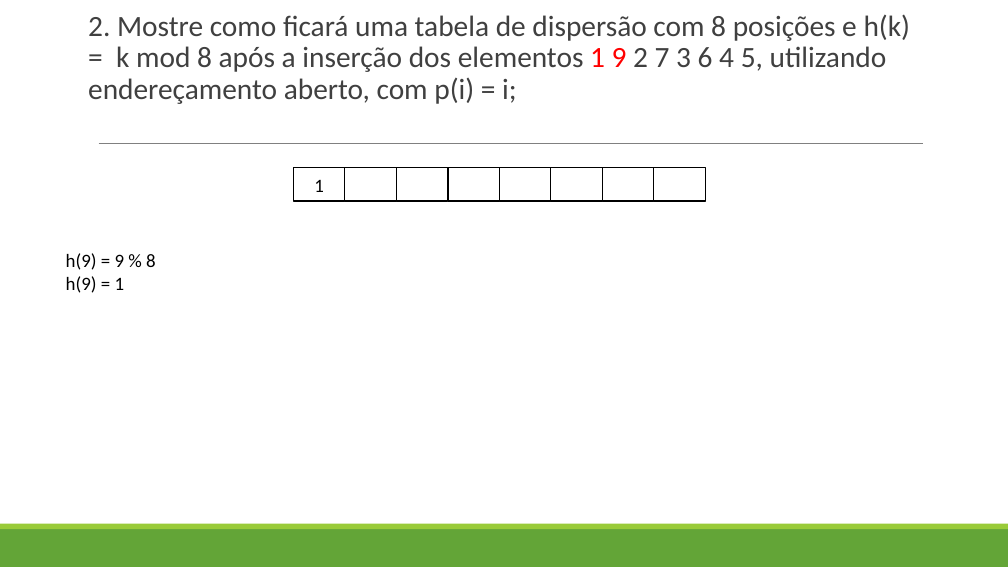
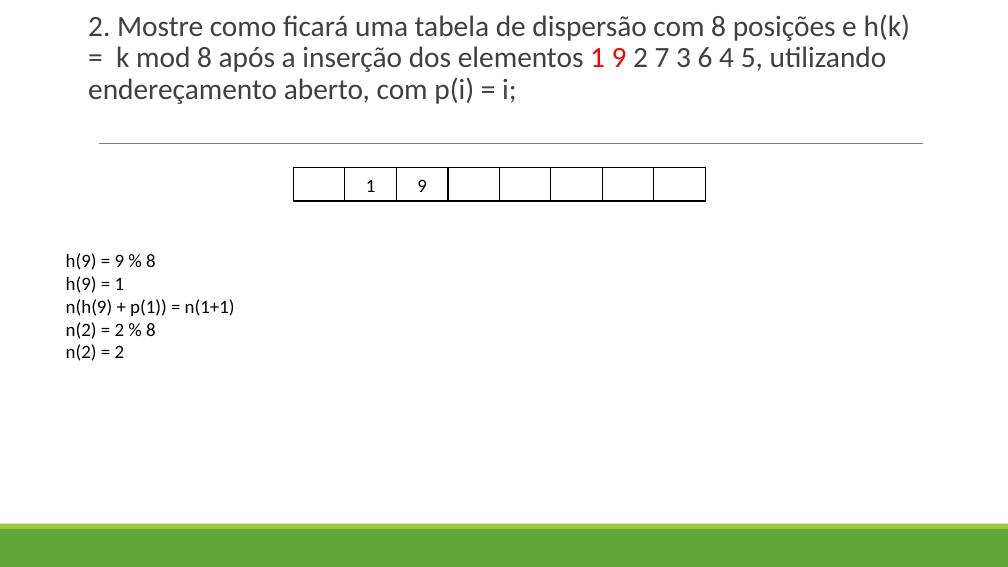
Before and after one commit to machadosbruno/Estrutura-de-Dados-II, a slide deck: slide 49 of aula9-4fc54308f1914caa9b6db30b008e7c5a.pptx. Drawn at 1008x567 pixels with LibreOffice and Linux fonts; fonts in the diff are those of the drawing. Boxes give left, top, right and bottom in pixels: in the first picture for what was removed or moved away, otherwise in the second. Text is boxed around its words. In the diff, an @@ line names an element or a change of style, - is before the commit and + after.

Commit message:
p2

```diff
--- a/aula9-4fc54308f1914caa9b6db30b008e7c5a.pptx
+++ b/aula9-4fc54308f1914caa9b6db30b008e7c5a.pptx
@@ rectangle: place and size @@
-rectangle at bbox=[345, 168, 396, 201]
+rectangle at bbox=[293, 168, 345, 201]
@@ rectangle "1": place and size @@
-rectangle "1" at bbox=[293, 168, 345, 201]
+rectangle "1" at bbox=[345, 168, 396, 201]
@@ text in rectangle at bbox=[417, 179, 427, 192]: text added @@
+9
@@ text at bbox=[66, 253, 235, 361]: text changed @@
-h(9) = 9 % 8
-h(9) = 1
+h(9) = 9 % 8
+h(9) = 1
+n(h(9) + p(1)) = n(1+1)
+n(2) = 2 % 8
+n(2) = 2
```
Also in this commit, not shown: 6 slides added.
